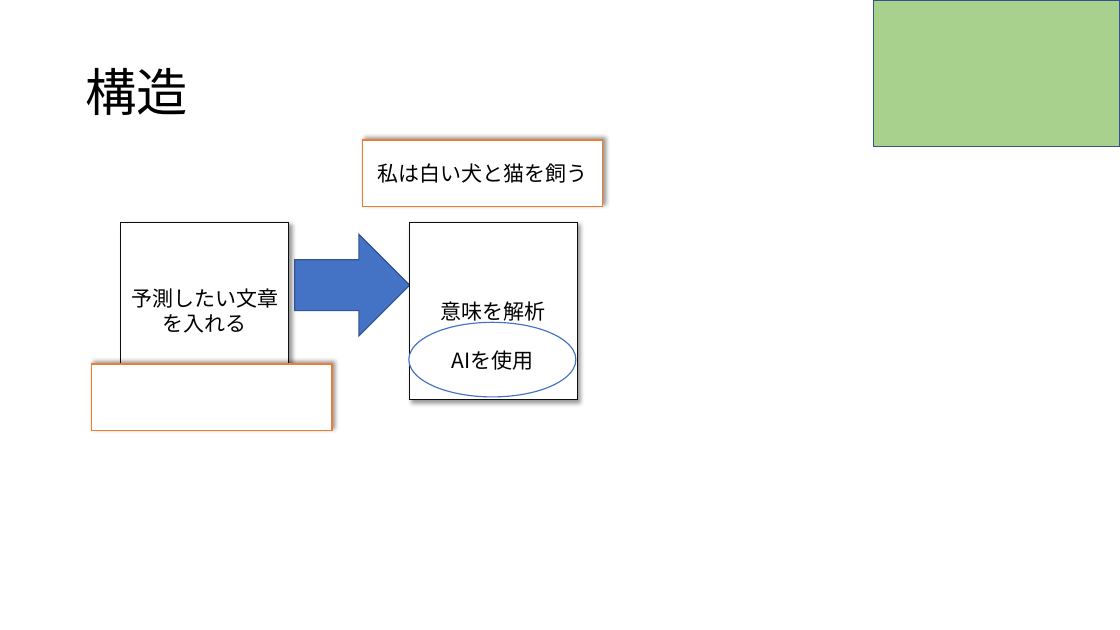
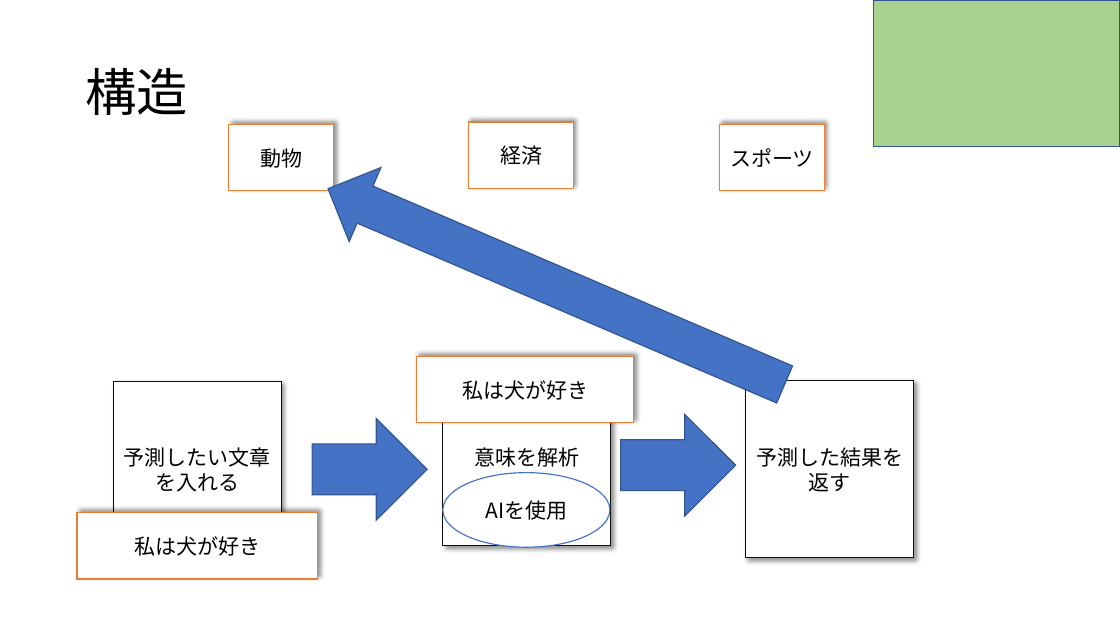
Before and after one commit to RikiishiSuzunosuke/AIspeaker_yosie, a slide deck: slide 2 of presentation/fasttext.pptx. Drawn at 1120x630 pixels with LibreOffice and Linux fonts; fonts in the diff are those of the drawing. Boxes give left, top, right and bottom in pixels: in the first picture for what was removed or moved away, otherwise in the second. Text is boxed around its words. In the diff, an @@ line names an element or a change of style, - is before the commit and + after.

Commit message:
update

```diff
--- a/presentation/fasttext.pptx
+++ b/presentation/fasttext.pptx
@@ rectangle added at [229,124,334,191], fill #FFFFFF, outline #ED7D31 1 pt, 18 pt, text #000000 @@
+動物
@@ rectangle removed at [362,140,602,207] @@
-私は白い犬と猫を飼う
@@ rectangle added at [469,122,573,188], fill #FFFFFF, outline #ED7D31 1 pt, 18 pt, text #000000 @@
+経済
@@ rectangle added at [720,124,824,191], fill #FFFFFF, outline #ED7D31 1 pt, 18 pt, text #000000 @@
+スポーツ
@@ up arrow added at [312,151,800,421], fill #4472C4, outline #325491 1 pt @@
@@ rectangle added at [417,356,634,423], fill #FFFFFF, outline #ED7D31 1 pt, 18 pt, text #000000 @@
+私は犬が好き
@@ rectangle removed at [92,364,332,430] @@
@@ rectangle "予測したい文章を入れる": place and size @@
-rectangle "予測したい文章を入れる" at [121,223,289,400]
+rectangle "予測したい文章を入れる" at [113,381,281,559]
@@ rectangle "意味を解析": place and size @@
-rectangle "意味を解析" at [409,223,577,400]
+rectangle "意味を解析" at [443,369,611,546]
@@ rectangle added at [746,381,914,558], fill #FFFFFF, outline #0D0D0D 1 pt, 18 pt, text #000000 @@
+予測した結果を返す
@@ right arrow: place and size @@
-right arrow at [295,234,410,336]
+right arrow at [313,418,428,520]
@@ right arrow added at [621,414,736,516], fill #4472C4, outline #325491 1 pt @@
@@ ellipse "AIを使用": place and size @@
-ellipse "AIを使用" at [409,323,576,397]
+ellipse "AIを使用" at [443,473,610,548]
@@ rectangle added at [77,513,318,579], fill #FFFFFF, outline #ED7D31 1 pt, 18 pt, text #000000 @@
+私は犬が好き
```
Also in this commit, not shown: 1 other slide changed, 1 slide removed.
